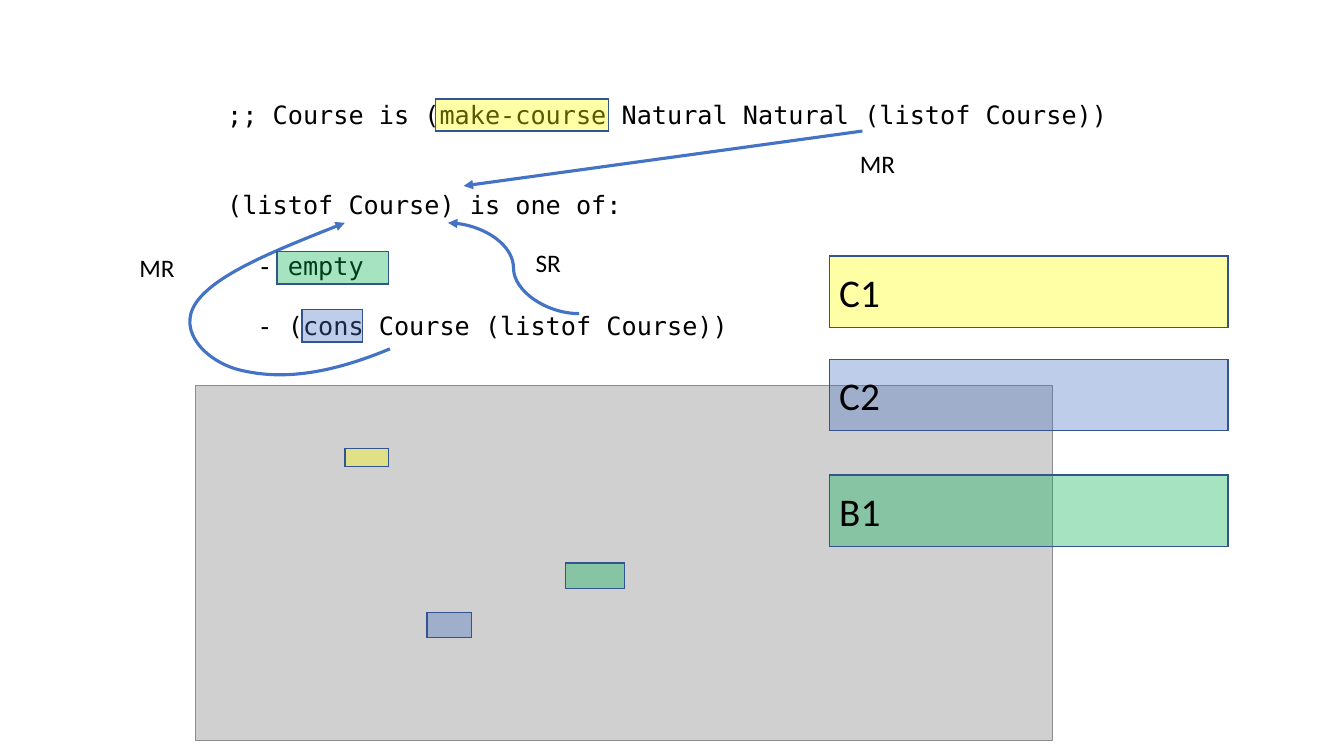
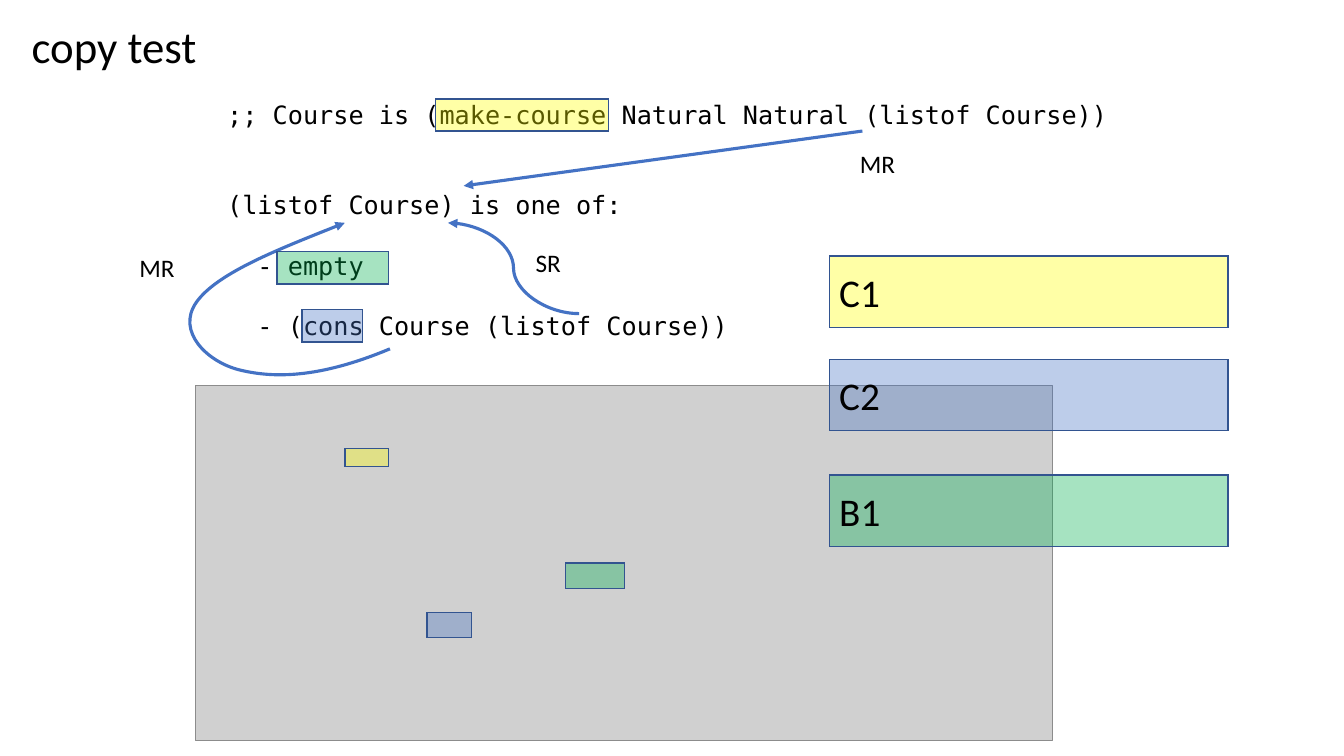
Before and after one commit to GregorKiczales/spd-materials, a slide deck: slide 3 of instructor/l14/l14-pad.pptx. Drawn at 1344x756 pixels with LibreOffice and Linux fonts; fonts in the diff are those of the drawing; grey boxes stand for pictures. Boxes give left, top, right and bottom in pixels: in the first picture for what was removed or moved away, otherwise in the second. Text is boxed around its words. In the diff, an @@ line names an element or a change of style, - is before the commit and + after.

```diff
--- a/instructor/l14/l14-pad.pptx
+++ b/instructor/l14/l14-pad.pptx
@@ text added at <box>32,34,197,71</box>, 32 pt, text #000000 @@
+copy test
```
Also in this commit, not shown: 4 other slides changed, 1 slide added, 2 other files.
